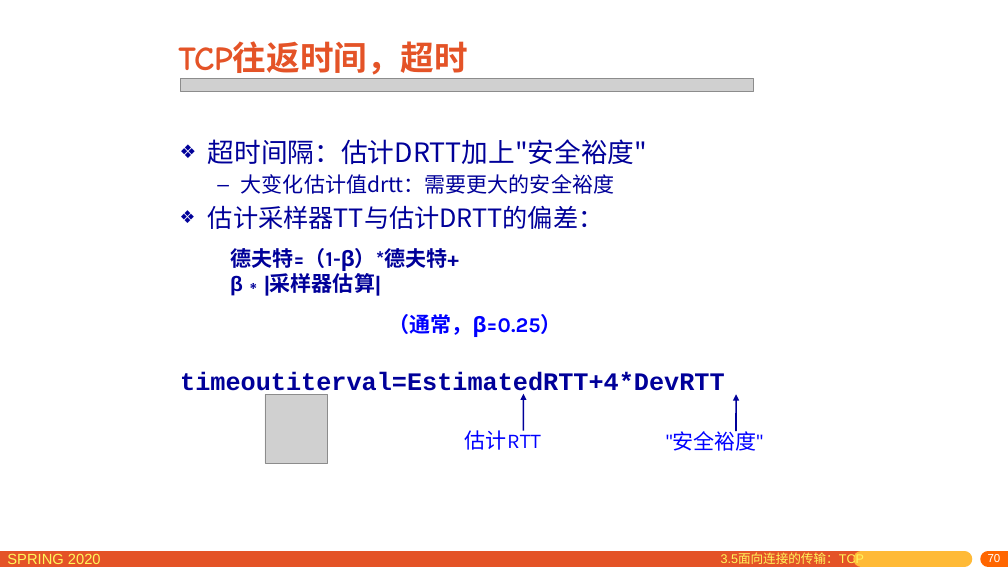
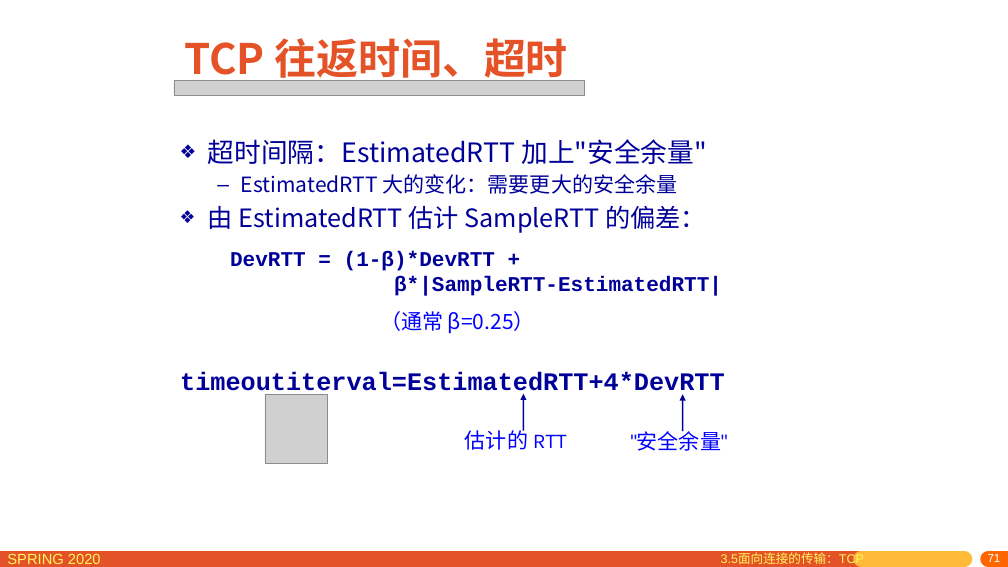
Before and after one commit to network-distributed/presentations, a slide deck: slide 71 of chapter3_cn.pptx (slide 70 before the commit). Drawn at 1008x567 pixels with LibreOffice and Linux fonts; fonts in the diff are those of the drawing; grey boxes stand for pictures. Boxes give left, top, right and bottom in pixels: in the first picture for what was removed or moved away, otherwise in the second. Text is boxed around its words. In the diff, an @@ line names an element or a change of style, - is before the commit and + after.

```diff
--- a/chapter3_cn.pptx
+++ b/chapter3_cn.pptx
@@ title at bbox=[184, 38, 568, 84]: text changed; size 32 to 40 pt; font Comic Neue to Noto Sans CJK SC @@
-TCP往返时间，超时
+TCP 往返时间、超时
@@ picture: place and size @@
-picture at bbox=[181, 79, 755, 92]
+picture at bbox=[174, 80, 585, 95]
@@ text at bbox=[208, 139, 707, 233]: text changed; size 20 to 24 pt @@
-❖ 超时间隔：估计DRTT加上"安全裕度"
-  – 大变化估计值drtt：需要更大的安全裕度
-❖ 估计采样器TT与估计DRTT的偏差：
+❖ 超时间隔：EstimatedRTT 加上"安全余量"
+  – EstimatedRTT 大的变化：需要更大的安全余量
+❖ 由 EstimatedRTT 估计 SampleRTT 的偏差：
@@ text at bbox=[230, 251, 722, 296]: text changed; font Karla to Courier New @@
-德夫特=（1-β）*德夫特+
-β∗|采样器估算|
+DevRTT = (1-β)*DevRTT +
+β*|SampleRTT-EstimatedRTT|
@@ text at bbox=[380, 311, 535, 334]: text changed; font Karla to Noto Sans CJK SC; bold off @@
-（通常，β=0.25）
+（通常 β=0.25）
@@ arrow moved from (737, 431) - (737, 395) to (683, 431) - (683, 395) @@
@@ text at bbox=[465, 427, 567, 450]: text changed @@
-估计RTT
+估计的 RTT
@@ text at bbox=[631, 430, 728, 451]: text changed @@
-"安全裕度"
+"安全余量"
@@ page number at bbox=[988, 554, 1001, 562]: text changed @@
-70
+71
```
Also in this commit, not shown: 74 other slides changed, 1 slide added, 1 other file.
